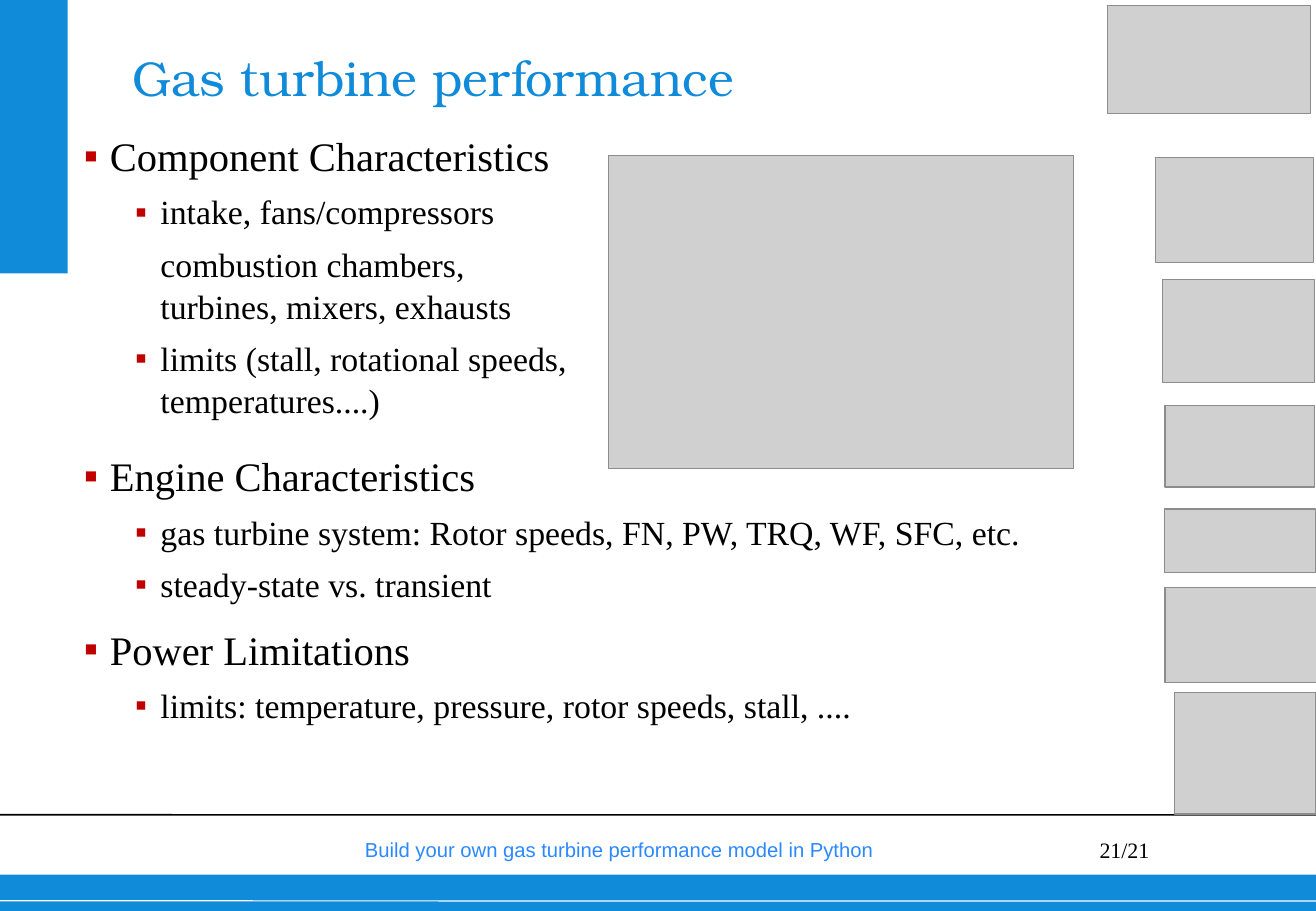
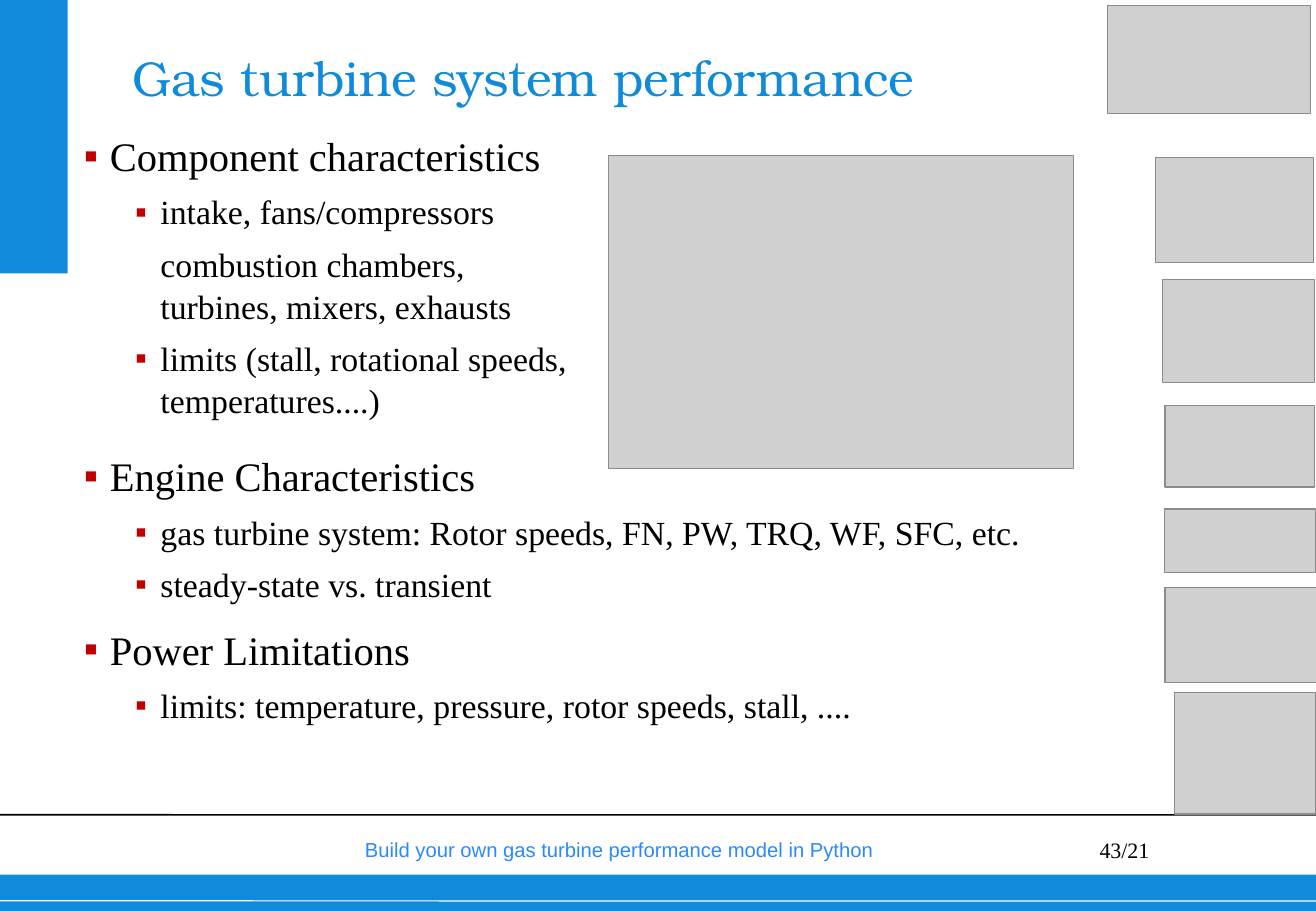
Before and after one commit to wvisser1958/GSPy, a slide deck: slide 43 of doc/Build your own gas turbine performance model from scratch.pptx (slide 21 before the commit). Drawn at 1316x911 pixels with LibreOffice and Linux fonts; fonts in the diff are those of the drawing; grey boxes stand for pictures; background and template pictures are left out. Boxes give left, top, right and bottom in pixels: in the first picture for what was removed or moved away, otherwise in the second. Text is boxed around its words. In the diff, an @@ line names an element or a change of style, - is before the commit and + after.

```diff
--- a/doc/Build your own gas turbine performance model from scratch.pptx
+++ b/doc/Build your own gas turbine performance model from scratch.pptx
@@ title at (132,60,914,107): text changed @@
-Gas turbine performance
+Gas turbine system performance
@@ text at (110,143,540,179): text changed @@
-▪ Component Characteristics
+▪ Component characteristics
@@ page number at (1100,843,1150,859): text changed @@
-21/21
+43/21
```
Also in this commit, not shown: 5 other slides changed, 4 slides added.
